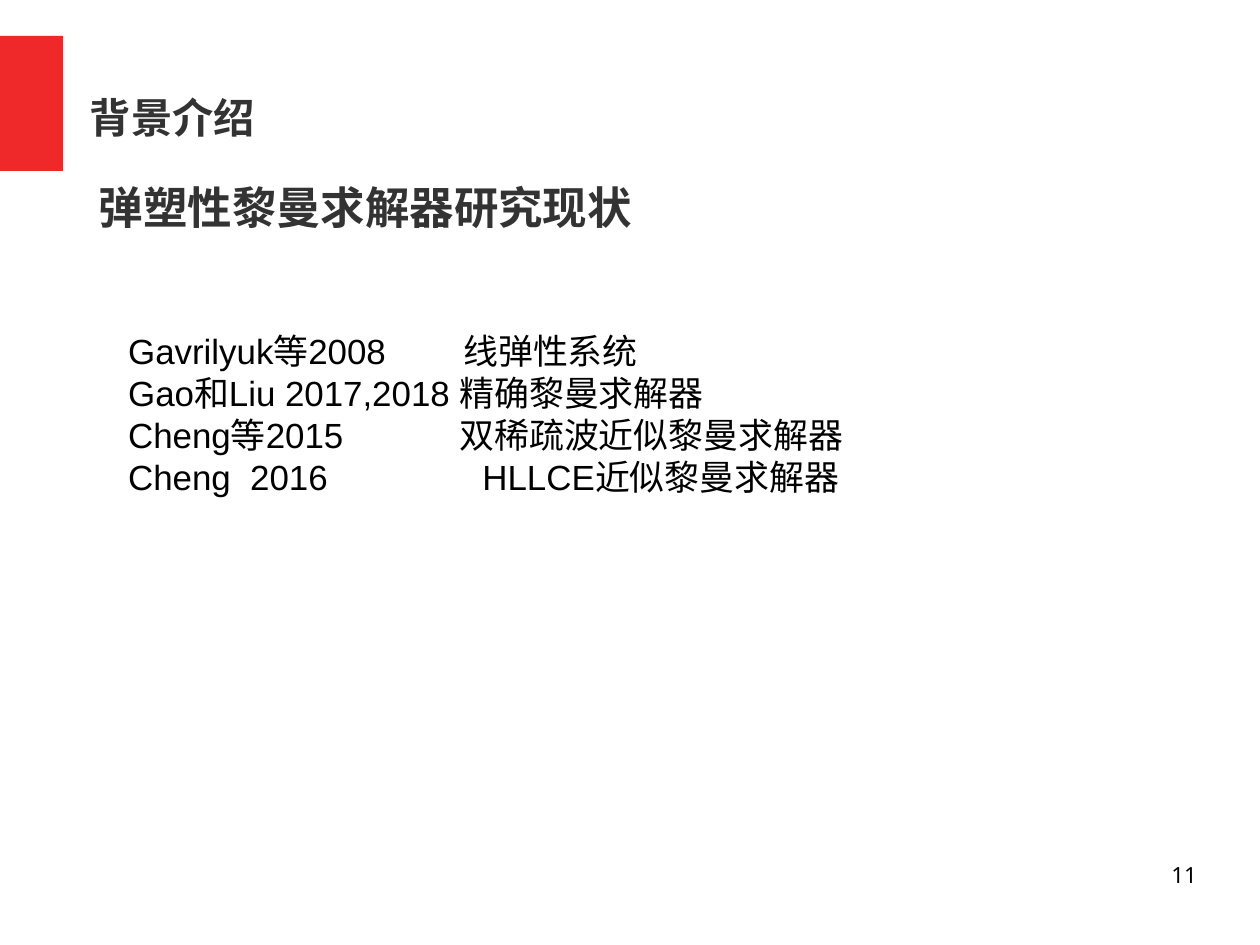
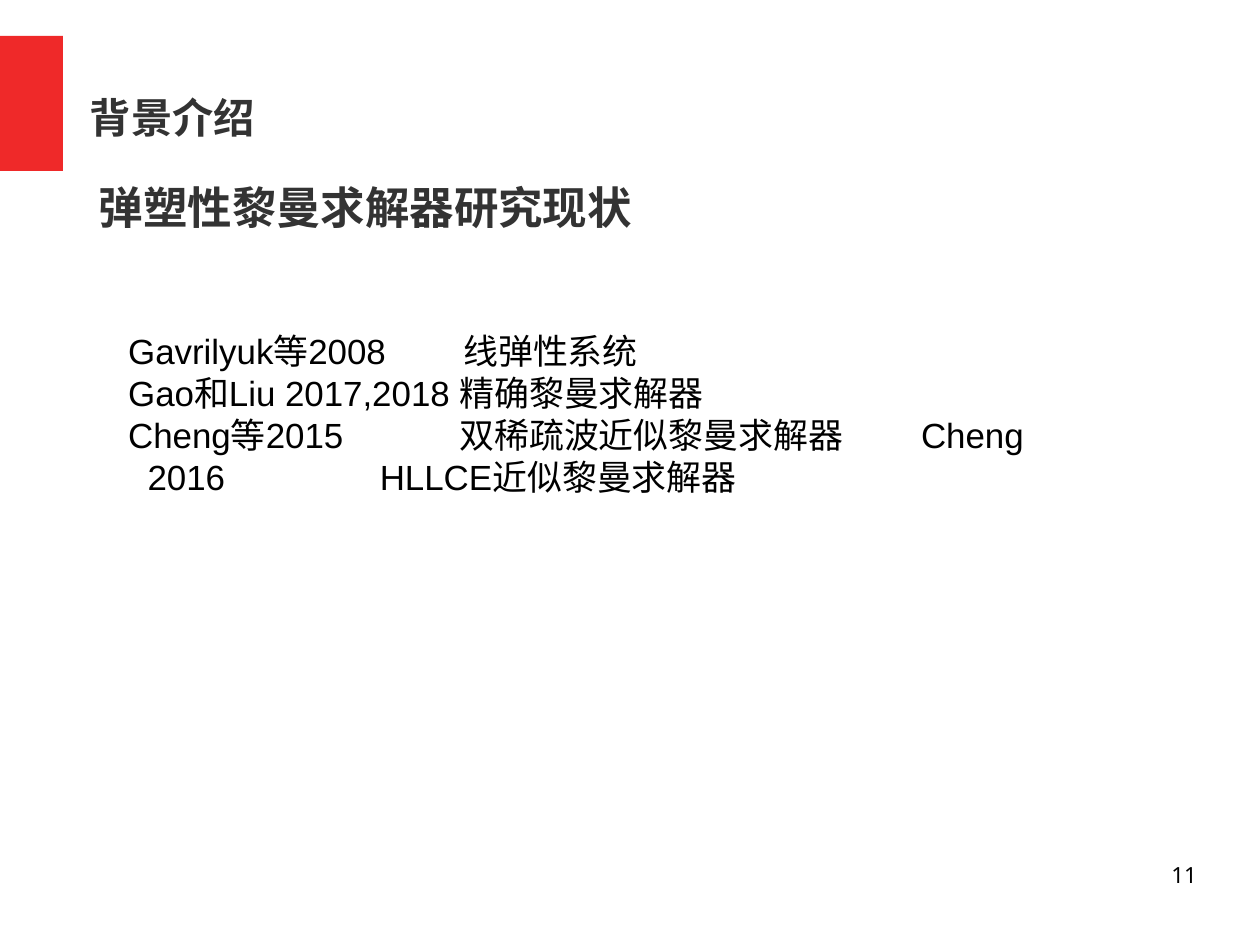
Before and after one commit to bfly123/Lag2D, a slide deck: slide 11 of 青年科技报告2019.odp. Drawn at 1260x945 pixels with LibreOffice and Linux fonts; fonts in the diff are those of the drawing; background and template pictures are left out. Boxes give left, top, right and bottom in pixels: in the first picture for what was removed or moved away, otherwise in the second. Text is boxed around its words. In the diff, an @@ line names an element or a change of style, - is before the commit and + after.

```diff
--- a/青年科技报告2019.odp
+++ b/青年科技报告2019.odp
@@ text at box(128, 418, 844, 493): text changed @@
-Cheng等2015 双稀疏波近似黎曼求解器
-Cheng 2016 HLLCE近似黎曼求解器
+Cheng等2015 双稀疏波近似黎曼求解器 Cheng 2016 HLLCE近似黎曼求解器
```
Also in this commit, not shown: 3 other slides changed, 1 slide added, 1 slide removed.
